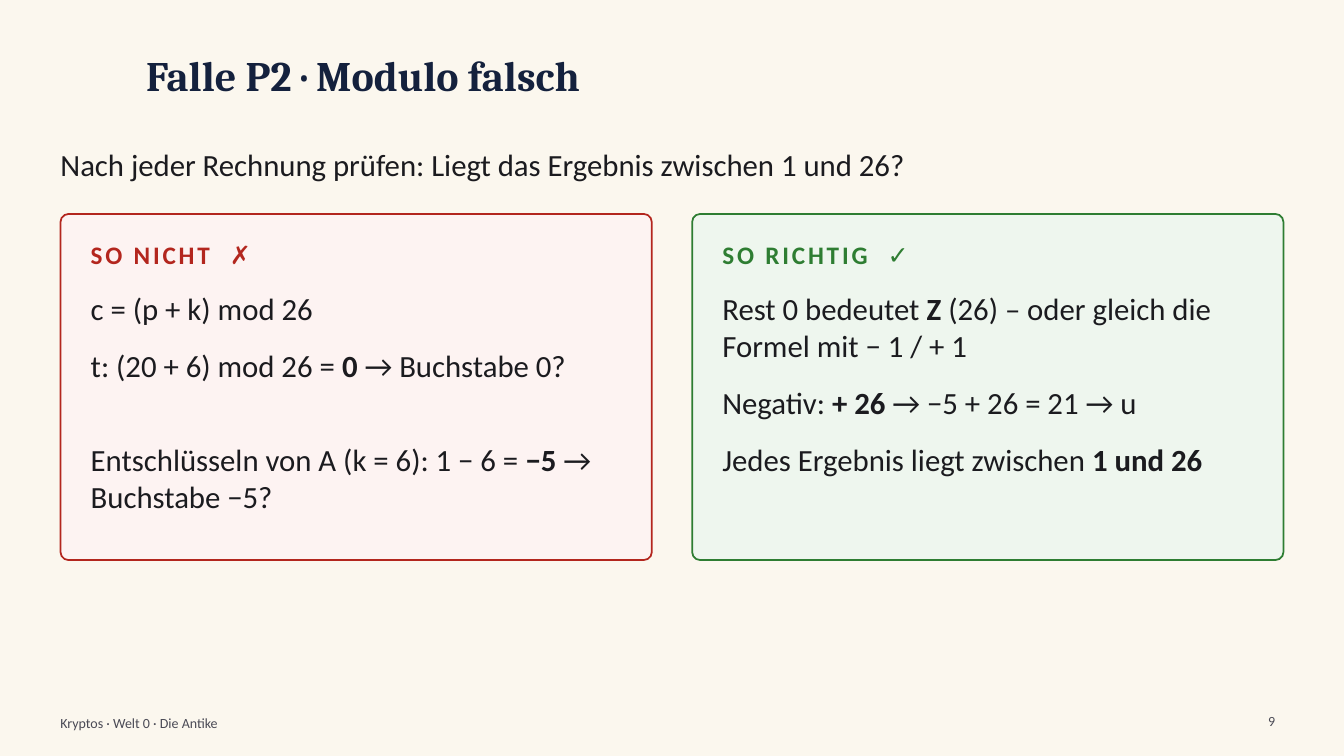
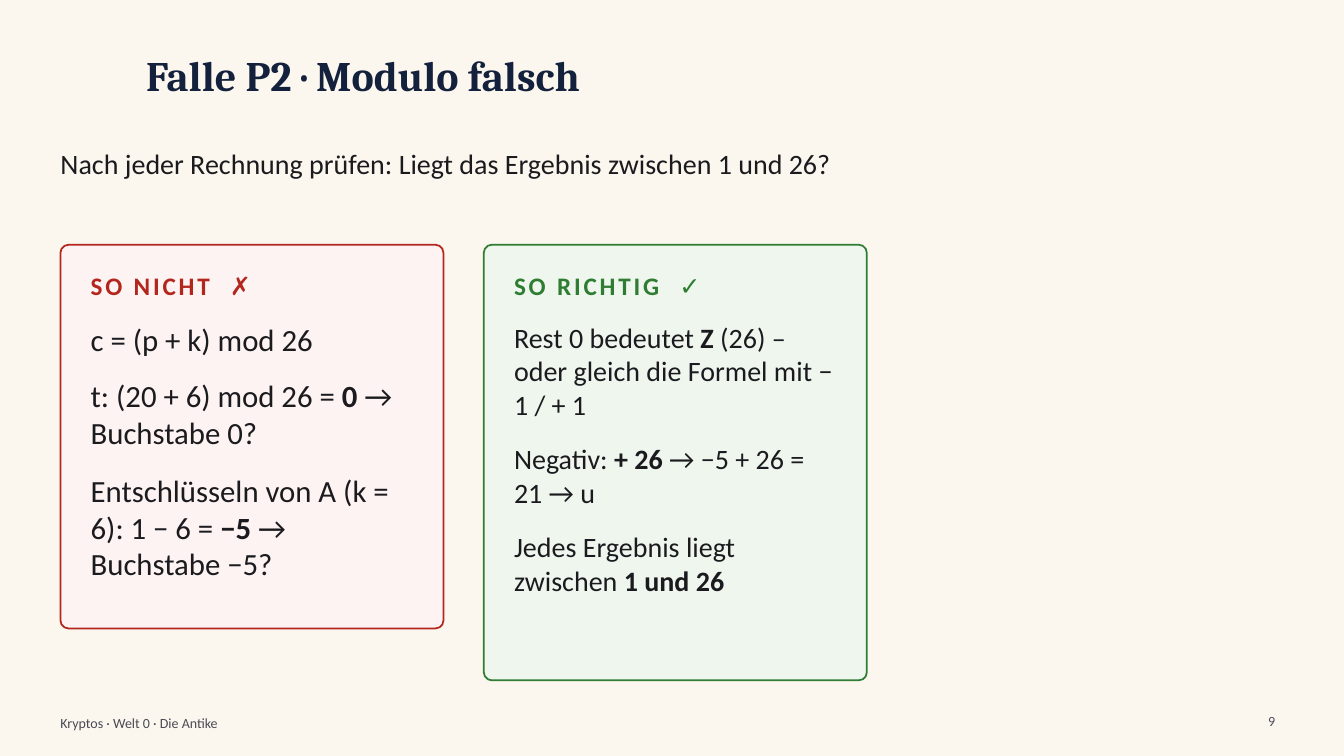
Before and after one commit to frankjuchim/kryptos, a slide deck: slide 9 of materialien/Videos/01_Caesar_und_Modulo/KR_Video_01_Caesar_und_Modulo_Folien.pptx. Drawn at 1344x756 pixels with LibreOffice and Linux fonts; fonts in the diff are those of the drawing; background and template pictures are left out. Boxes give left, top, right and bottom in pixels: in the first picture for what was removed or moved away, otherwise in the second. Text is boxed around its words. In the diff, an @@ line names an element or a change of style, - is before the commit and + after.

```diff
--- a/materialien/Videos/01_Caesar_und_Modulo/KR_Video_01_Caesar_und_Modulo_Folien.pptx
+++ b/materialien/Videos/01_Caesar_und_Modulo/KR_Video_01_Caesar_und_Modulo_Folien.pptx
@@ rounded rectangle: place and size @@
-rounded rectangle at [60,214,652,560]
+rounded rectangle at [60,245,444,629]
@@ rounded rectangle at [60,245,444,629]: proportions changed @@
@@ text "SO NICHT ✗": place and size @@
-text "SO NICHT ✗" at [91,247,210,264]
+text "SO NICHT ✗" at [91,278,210,295]
@@ rounded rectangle at [484,245,867,681]: proportions changed @@
@@ rounded rectangle: place and size @@
-rounded rectangle at [693,214,1285,560]
+rounded rectangle at [484,245,867,681]
@@ text "SO RICHTIG ✓": place and size @@
-text "SO RICHTIG ✓" at [722,247,867,264]
+text "SO RICHTIG ✓" at [514,278,659,295]
@@ text "c = (p + k) ...": place and size @@
-text "c = (p + k) ..." at [91,297,313,325]
+text "c = (p + k) ..." at [91,328,313,356]
@@ text "Rest 0 bedeutet Z (26) ...": place and size @@
-text "Rest 0 bedeutet Z (26) ..." at [722,297,1210,358]
+text "Rest 0 bedeutet Z (26) ..." at [514,327,812,415]
@@ text "t: (20 + 6) mod ..." rewrapped from [91,354,566,381] to [91,384,358,445] @@
@@ text "Negativ: + 26 → −5 ...": place and size @@
-text "Negativ: + 26 → −5 ..." at [722,392,1136,420]
+text "Negativ: + 26 → −5 ..." at [514,449,784,503]
@@ text "Entschlüsseln von A (k = ..." rewrapped from [91,448,557,509] to [91,479,366,576] @@
@@ size 22 to 20 pt in 4 elements at [60,154,830,179], [514,327,812,415], [514,449,784,503], [514,537,735,592] @@
@@ text "Jedes Ergebnis liegt zwischen 1 ...": place and size @@
-text "Jedes Ergebnis liegt zwischen 1 ..." at [722,449,1202,477]
+text "Jedes Ergebnis liegt zwischen 1 ..." at [514,537,735,592]
```
Also in this commit, not shown: 6 other slides changed, 19 other files.
